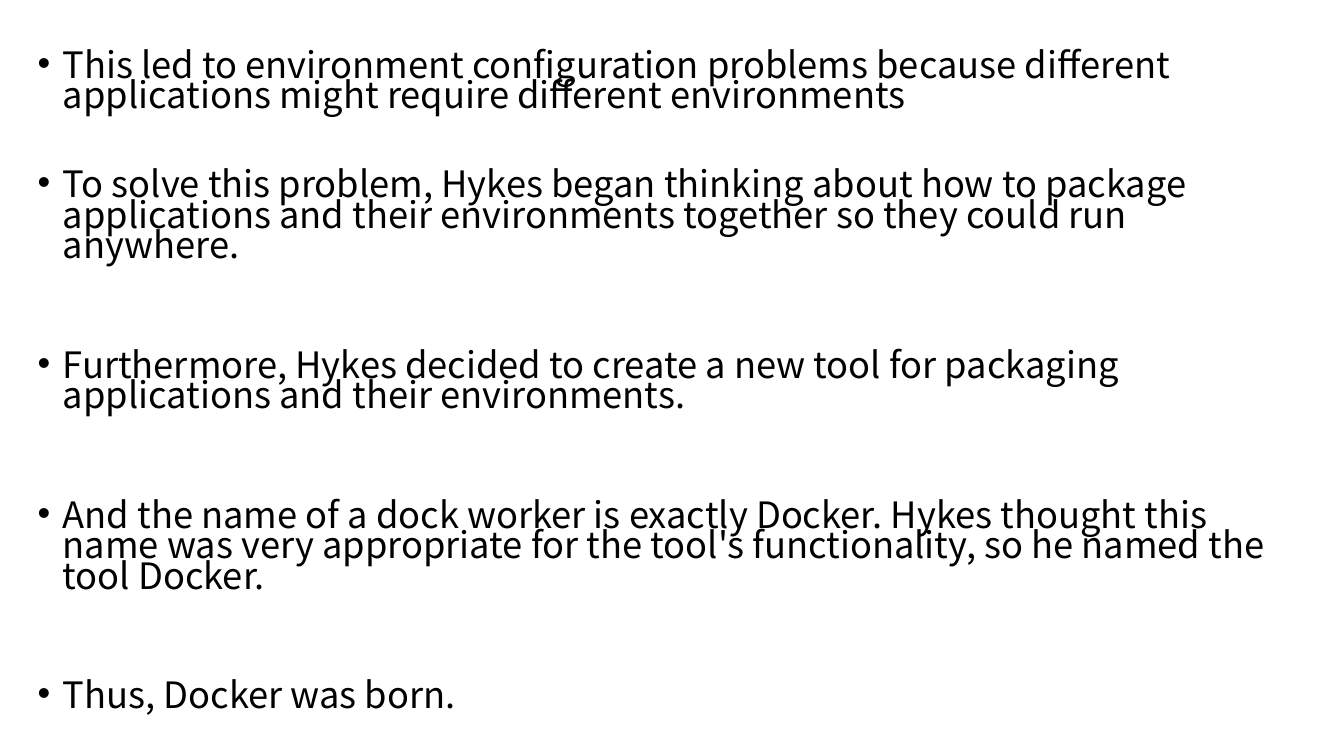
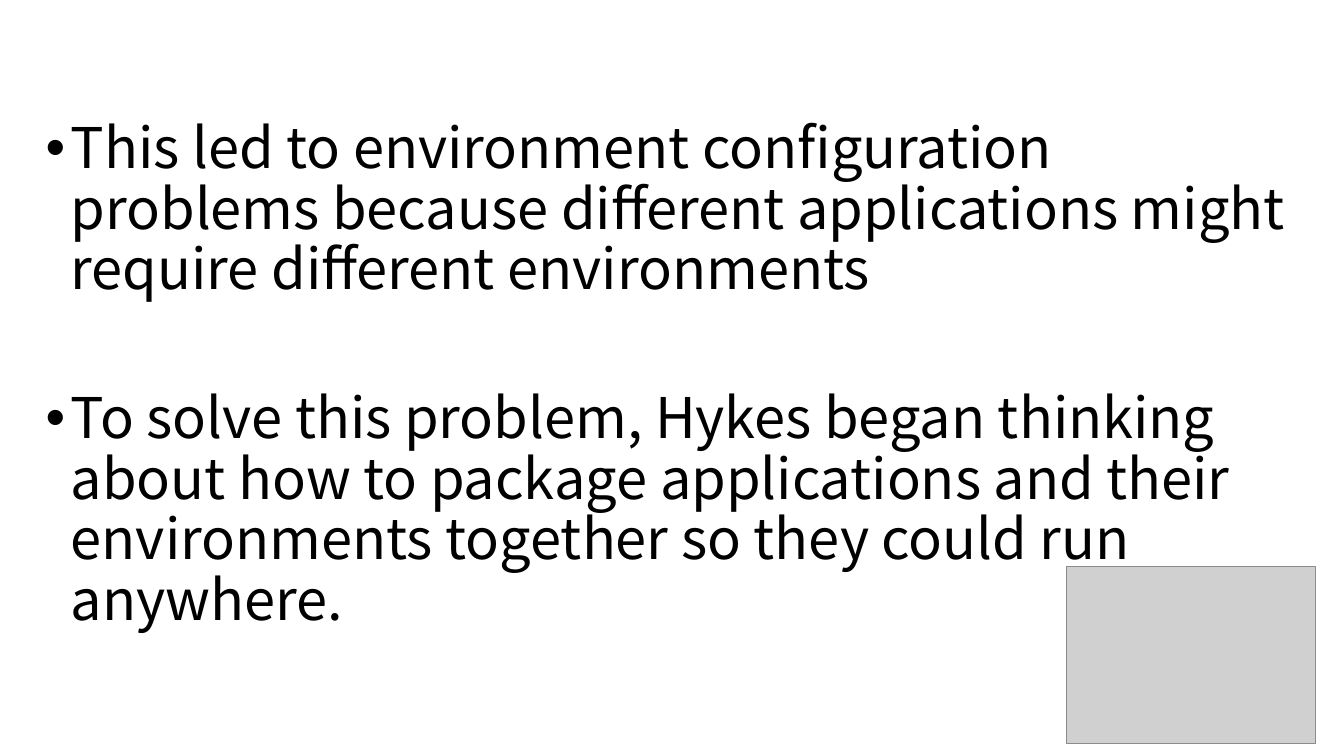
Before and after one commit to CompPsyUnion/2526-weekly-session, a slide deck: slide 11 of Contents/Docker/slide/Docker演示.pptx (slide 10 before the commit). Drawn at 1344x756 pixels with LibreOffice and Linux fonts; fonts in the diff are those of the drawing; grey boxes stand for pictures. Boxes give left, top, right and bottom in pixels: in the first picture for what was removed or moved away, otherwise in the second. Text is boxed around its words. In the diff, an @@ line names an element or a change of style, - is before the commit and + after.

```diff
--- a/Contents/Docker/slide/Docker演示.pptx
+++ b/Contents/Docker/slide/Docker演示.pptx
@@ text "This led to environment configuration ...": place and size @@
-text "This led to environment configuration ..." at (63,48,1265,715)
+text "This led to environment configuration ..." at (71,122,1285,633)
@@ text "This led to environment configuration ..." at (71,122,1285,633): size 25.9 to 40 pt; line spacing 0.7 to 0.9 @@
@@ text at (63,348,1265,715): paragraphs removed @@
-• Furthermore, Hykes decided to create a new tool for packaging applications and their environments.
-• And the name of a dock worker is exactly Docker. Hykes thought this name was very appropriate for the tool's functionality, so he named the tool Docker.
-• Thus, Docker was born.
@@ picture added at (1067,567,1316,744) @@
```
Also in this commit, not shown: 16 other slides changed, 10 slides added.
